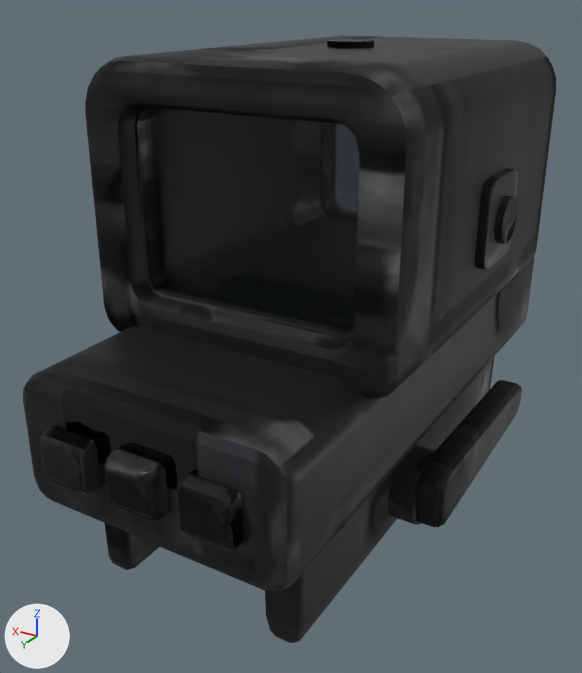
An edit to the glTF model public/assets/attachments/scope_holo.glb, drawn before and after from the same camera.
The view is the same before and after, from a 50 mm lens placed at (-0.0534, 0.1048, 0.0672), pointed at (0.0039, 0.0094, 0.0194). The lights are fixed; the arrows at lower left show +X, +Y and +Z. The older version comes first. Where no turn or scale is listed for an object, it has been applied to the vertices. Vertices at exactly the same position are counted once.

The first picture shows 'body', 'lens'.
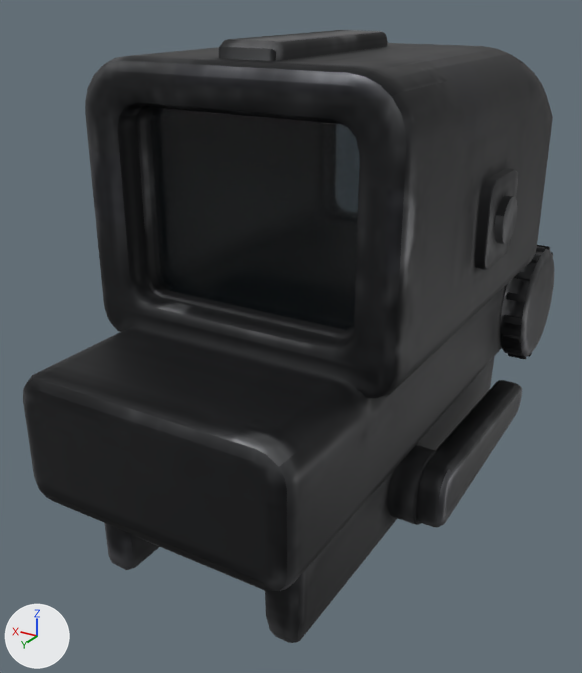
Where the newer file only moved an object's origin or applied its transform, the numbers keep the older frame.

Location of each change, [x1, y1, x2, y2] in pixels of the pictures (582 x 673 px; the box of a moved part takes in the faces that stretch with it):
```json
{"object": "body", "change": "reshaped", "before": [23, 35, 556, 643], "after": [23, 30, 554, 643]}
{"part": 1, "of": "me_body", "change": "deleted", "before": [177, 475, 243, 551]}
{"part": 2, "of": "me_body", "change": "deleted", "before": [40, 426, 100, 494]}
{"part": 3, "of": "me_body", "change": "deleted", "before": [105, 449, 168, 521]}
{"part": 4, "of": "me_body", "change": "added", "after": [500, 245, 554, 360]}
{"part": 5, "of": "me_body", "change": "moved or reshaped", "before": [126, 35, 556, 374], "after": [126, 30, 553, 374]}
{"part": 6, "of": "me_body", "change": "surface changed", "before": [23, 39, 556, 638], "after": [23, 49, 542, 638]}
```

The change, as JSON lines over the scene's bpy script:
```json
{"block": "me_body", "where": "# used by ob_body; location = (-0.0012, 0.0022, 0.0271)"}
{"op": "remove", "block": "me_body", "code": "me_body.from_pydata(...)  # 1452 vertices, 2860 faces; spans x -0.0232..0.0232, y -0.0482..0.0482, z -0.0337..0.0337"}
{"op": "add", "block": "me_body", "code": "me_body.from_pydata(...)  # 2152 vertices, 4188 faces; spans x -0.0232..0.0232, y -0.0482..0.0458, z -0.0337..0.0349"}
{"block": "me_body", "change": "me_body part 1: the loose piece of 80 vertices spanning x -0.0123..-0.0053, y 0.0448..0.0482, z -0.0137..-0.0066 is deleted"}
{"block": "me_body", "change": "me_body part 2: the loose piece of 80 vertices spanning x 0.0077..0.0147, y 0.0448..0.0482, z -0.0137..-0.0066 is deleted"}
{"block": "me_body", "change": "me_body part 3: the loose piece of 80 vertices spanning x -0.0023..0.0047, y 0.0448..0.0482, z -0.0137..-0.0066 is deleted"}
{"block": "me_body", "change": "me_body part 4: 610 vertices added at x -0.0218..-0.0178, y -0.0422..-0.0222, z -0.0201..-0.0001"}
{"block": "me_body", "change": "me_body part 5: 6 vertices moved from x -0.0206..0.0181, y -0.0287, z 0.0259..0.0326 to x -0.0206..0.0163, y -0.0215..-0.013, z 0.0269..0.0329; 60 vertices removed from x -0.0208..0.0232, y -0.0302..-0.0287, z 0.0243..0.0329; 102 vertices added at x -0.0208..0.0232, y -0.0302..0.0238, z 0.0208..0.0349"}
{"block": "me_body", "change": "me_body part 6: 2212 kept faces spanning x -0.0232..0.0232, y -0.0482..0.0458, z -0.0337..0.0337 get new texture (UV) coordinates"}
{"block": "me_body", "change": "other edits to the shape of me_body do not show in these pictures"}
```
